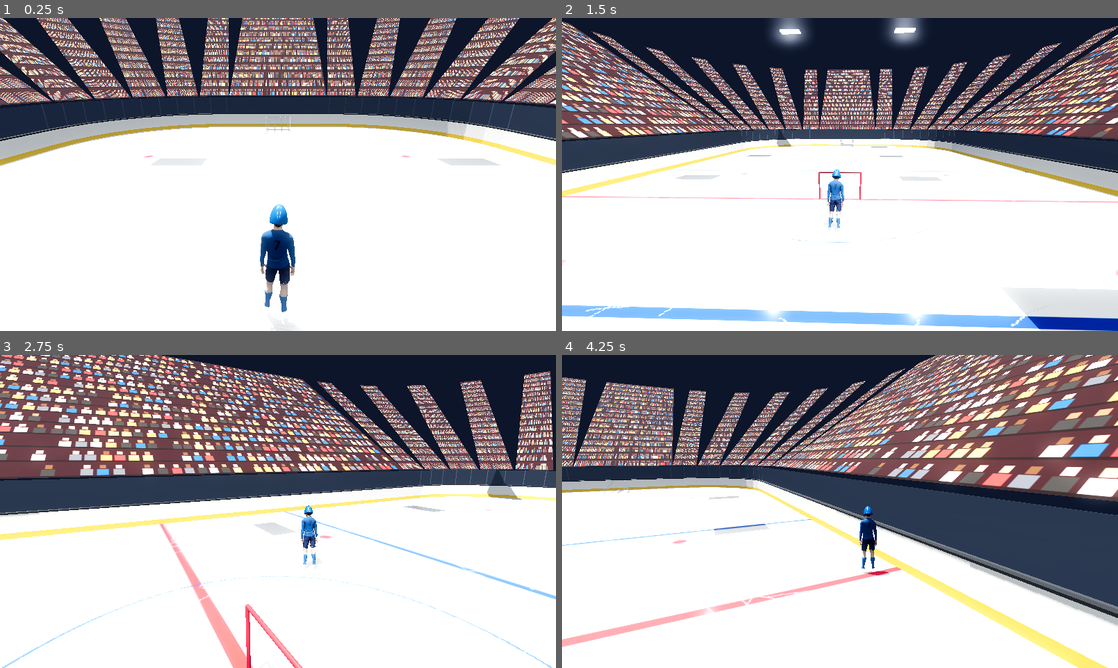
Above: before the commit, frames 1-4 (two rows, left to right).
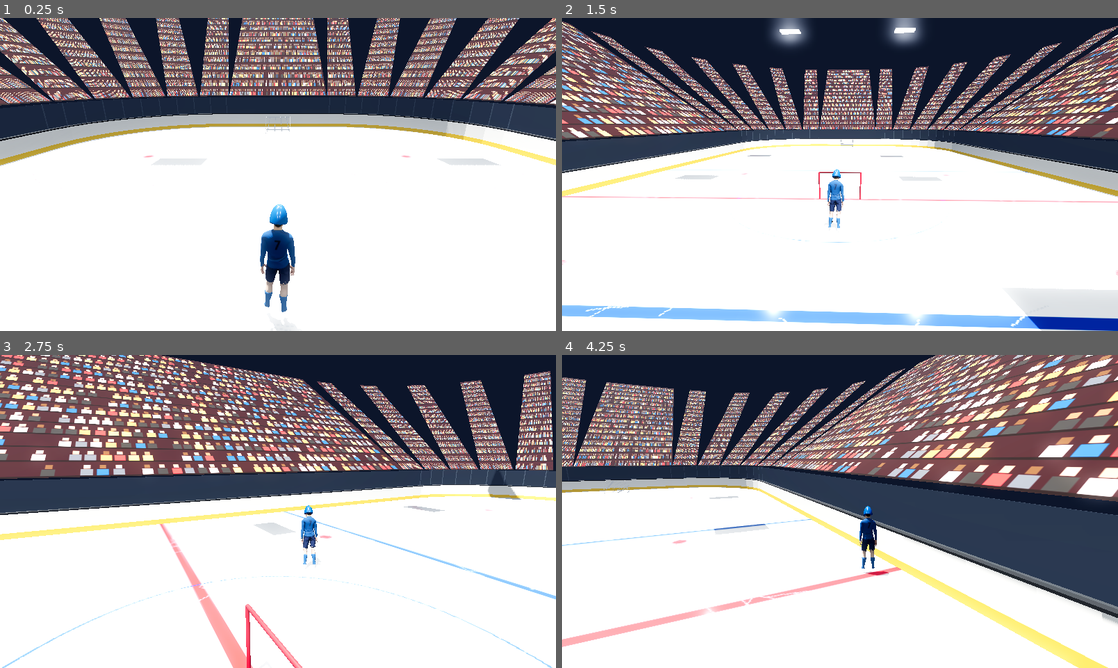
Above: after the commit, the same moments.

Repository: mahdi-bot0/puppet_hockey_game
Game: Godot game, scene res://main.tscn
Same seed, same stepped clock (60 frames per second), same inputs: the game is played once before the commit and once after it.
Inputs:
- Up to frame 1 (0.25 s): no input
- Up to frame 2 (1.5 s): hold Shift 0.53-1.28 s; hold W from 0.53 s (still down); tap Space at 0.77 s; tap R at 1.35 s
- Up to frame 3 (2.75 s): tap Space at 1.52 s; release W at 2.03 s; hold A from 2.03 s (still down); hold Shift from 2.03 s (still down)
- Up to frame 4 (4.25 s): release Shift at 2.78 s; tap R at 2.85 s; tap Space at 3.02, 3.77 s; release A at 3.53 s; hold S from 3.53 s (still down); hold Shift from 3.53 s (still down)

The runs differ from the first frame. In frame 1, less than 0.1% of the frame differs, in the area x 0-90%, y 34-99%; in frame 2, 0.1%; in frame 3, less than 0.1%; in frame 4, 0.6%, in the area x 1-100%, y 42-87%.

Commit message:
Godot: turn off heavy lighting so it runs on an Intel Iris Mac
Co-Authored-By: Claude Opus 5.5 <noreply@anthropic.com>
Claude-Session: https://claude.ai/code/session_01C9kxvXffgrxHLmHDroi7gt

Diff:
--- a/godot/main.gd
+++ b/godot/main.gd
@@ -22,7 +22,7 @@
 const SKATE_SPEED := 8.0        # meters per second
 const SPRINT_SPEED := 10.5
 const SHOT_SPEED := 30.0
-const FANCY_LIGHTING := true    # bouncing light + reflections. Set to false if the game is slow on your Mac.
+const FANCY_LIGHTING := false   # bouncing light + reflections. Needs a gaming graphics card! (It crashed Sarosh's Mac.)
 
 var player: Node3D              # the 3D person
 var anim: AnimationPlayer
@@ -61,8 +61,8 @@
 	env.tonemap_mode = Environment.TONE_MAPPER_ACES        # movie-like colors
 	env.tonemap_exposure = 1.0
 	env.ssr_enabled = FANCY_LIGHTING                       # the ice reflects the players and boards!
-	env.ssr_max_steps = 96
-	env.ssao_enabled = true                                # soft dark shadows in corners
+	env.ssr_max_steps = 32
+	env.ssao_enabled = FANCY_LIGHTING                      # soft dark shadows in corners
 	env.ssil_enabled = FANCY_LIGHTING                      # light bounces off nearby things
 	env.sdfgi_enabled = FANCY_LIGHTING                     # light bounces around the whole arena
 	env.glow_enabled = true                                # bright lights glow
@@ -87,7 +87,7 @@
 	sun.light_energy = 1.4
 	sun.light_color = Color("#fff6ea")
 	sun.shadow_enabled = true
-	sun.directional_shadow_max_distance = 60.0
+	sun.directional_shadow_max_distance = 40.0
 	add_child(sun)
 	# rows of bright lamps over the ice
 	for i in range(-2, 3):
--- a/godot/project.godot
+++ b/godot/project.godot
@@ -17,5 +17,5 @@
 
 anti_aliasing/quality/msaa_3d=2
 anti_aliasing/quality/screen_space_aa=1
-lights_and_shadows/directional_shadow/size=8192
-lights_and_shadows/directional_shadow/soft_shadow_filter_quality=3
+lights_and_shadows/directional_shadow/size=4096
+lights_and_shadows/directional_shadow/soft_shadow_filter_quality=2
